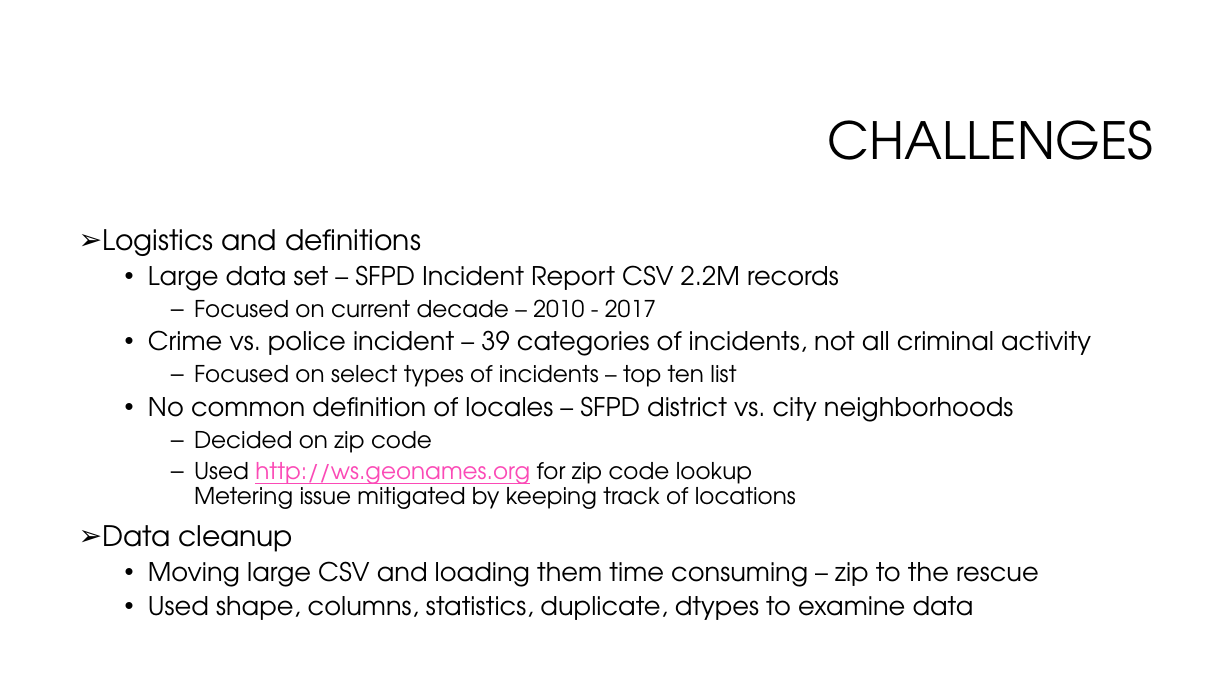
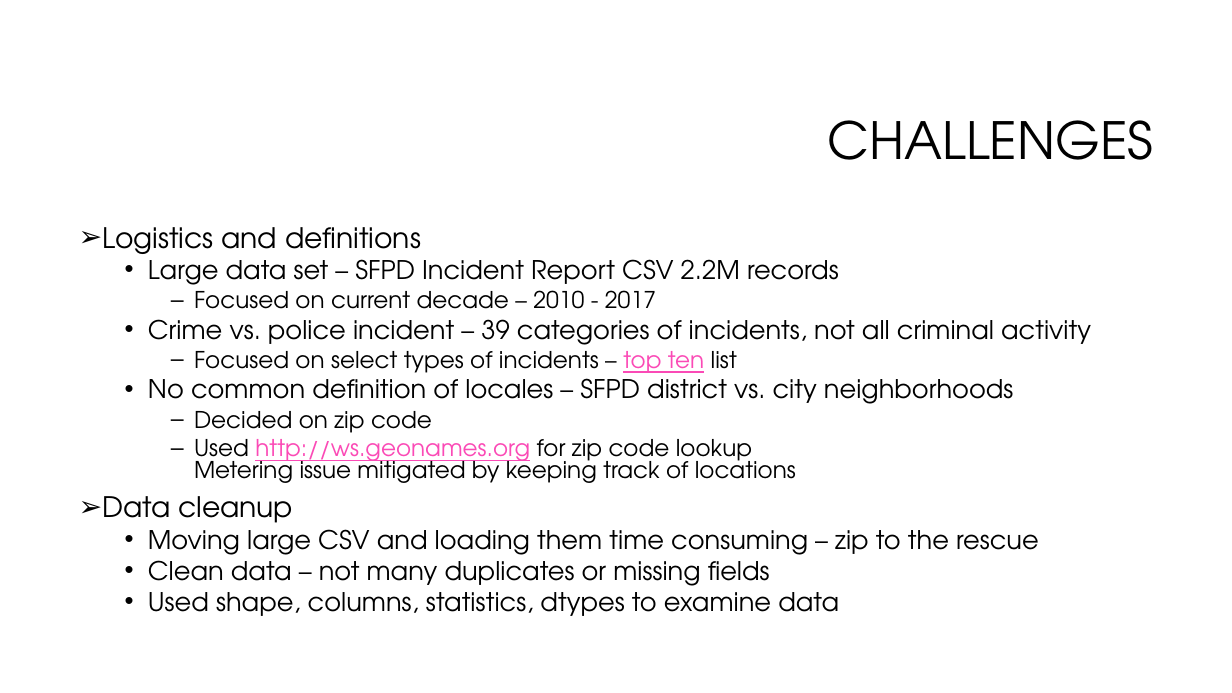
Before and after one commit to rayraysheng/san-francisco-police-incidents-2010-to-2017, a slide deck: slide 3 of Presentation.pptx. Drawn at 1232x693 pixels with LibreOffice and Linux fonts; fonts in the diff are those of the drawing; background and template pictures are left out. Boxes give left, top, right and bottom in pixels: in the first picture for what was removed or moved away, otherwise in the second. Text is boxed around its words. In the diff, an @@ line names an element or a change of style, - is before the commit and + after.

```diff
--- a/Presentation.pptx
+++ b/Presentation.pptx
@@ text at <box>102,227,1091,561</box>: text colour #000000 to #FB4AB6, underline on in "top ten"; line spacing 0.9 to 0.8 @@
@@ text at <box>148,553,839,616</box>: text changed @@
-  • Used shape, columns, statistics, duplicate, dtypes to examine data
+  • Clean data – not many duplicates or missing fields
+  • Used shape, columns, statistics, dtypes to examine data
```
Also in this commit, not shown: 4 other slides changed, 13 slides added, 2 slides removed.
